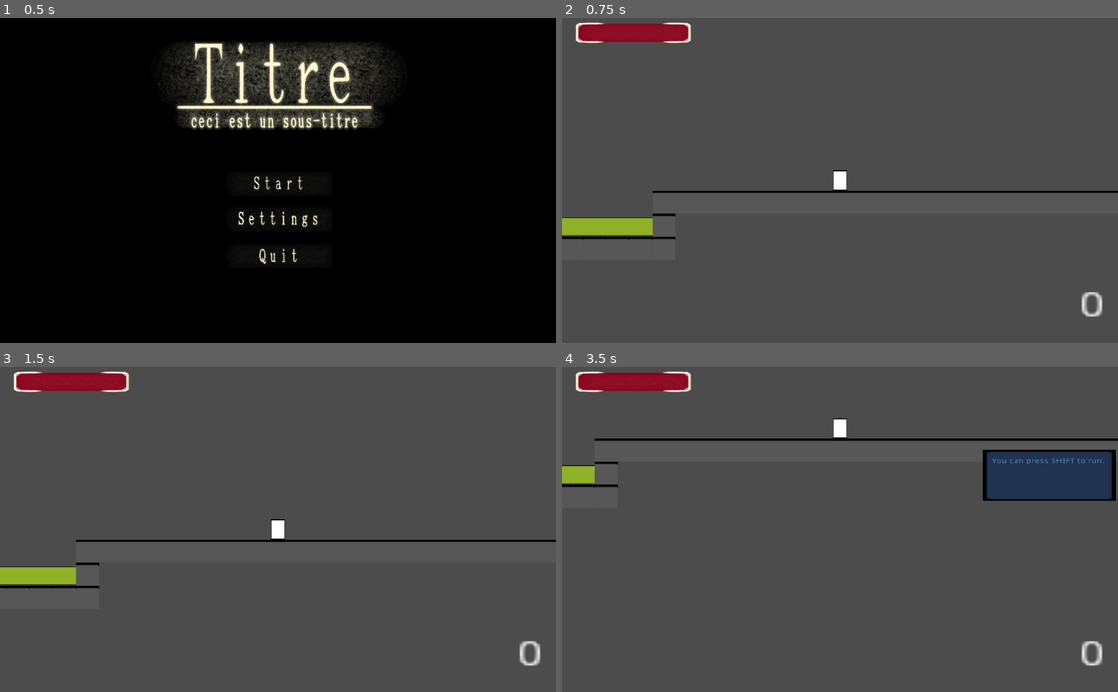
Above: before the commit, frames 1-4 (two rows, left to right).
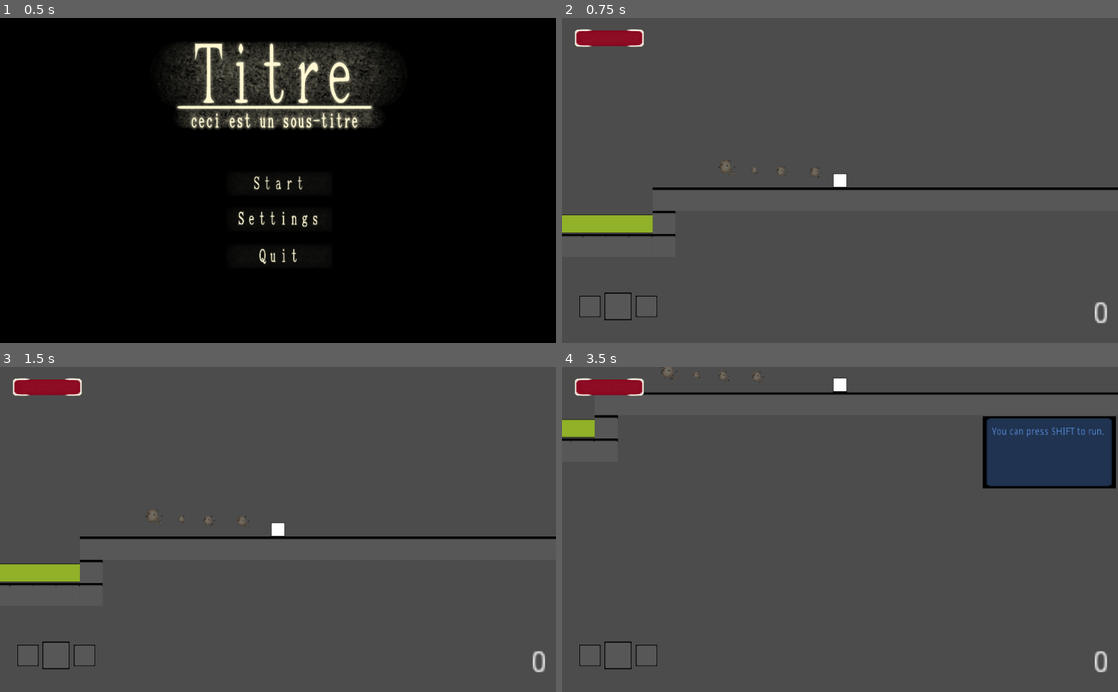
Above: after the commit, the same moments.

Repository: V-o-x-a-r-y/Aizan
Game: Godot game, scene res://assets/BasePlateScenes/SceneSwitcher.tscn
Same seed, same stepped clock (60 frames per second), same inputs: the game is played once before the commit and once after it.
Inputs (mouse positions are in pixels of both pictures, inside the frame that each line leads up to):
- Up to frame 1 (0.5 s): no input
- Up to frame 2 (0.75 s): click (845, 183) at 0.5 s
- Up to frame 3 (1.5 s): tap Enter at 1.25 s; hold Right (move_right) from 1.28 s (still down); tap F (attack) at 1.35 s
- Up to frame 4 (3.5 s): tap Up (jump) at 1.52, 2.27 s; tap F (attack) at 2.1, 3.05 s; release Right (move_right) at 2.78 s; hold Left (move_left) from 2.78 s (still down); hold Down (camera_down) from 2.78 s (still down)

Frame 1 is identical in both runs. In frame 2, 3.4% of the frame differs, in the area x 0-100%, y 1-95%; in frame 3, 3.5%; in frame 4, 7.4%, in the area x 0-100%, y 0-95%.

Commit message:
Alpha 1.5.2

Diff:
--- a/assets/BasePlateScenes/BaseEnemyScript.gd
+++ b/assets/BasePlateScenes/BaseEnemyScript.gd
@@ -97,7 +97,7 @@
 		true:
 			vel.x+=chaseSpeed
 		_:
-			pass
+			return
 	vel = move_and_slide(vel, Vector2.UP)
 
 func idle():
@@ -113,7 +113,7 @@
 		true:
 			knockBackDirection=Vector2(10*multiplier,0)
 		_:
-			pass
+			return
 	position+=knockBackDirection
 
 # called every frame
--- a/assets/BasePlateScenes/BasePlate.tscn
+++ b/assets/BasePlateScenes/BasePlate.tscn
@@ -6,10 +6,12 @@
 [ext_resource path="res://assets/BasePlateScenes/levelChanger.gd" type="Script" id=4]
 [ext_resource path="res://assets/BasePlateScenes/quicktipzone.tscn" type="PackedScene" id=5]
 [ext_resource path="res://assets/BasePlateScenes/textInteract.tscn" type="PackedScene" id=6]
+[ext_resource path="res://assets/BasePlateScenes/item0.tscn" type="PackedScene" id=7]
 
 [node name="baseplateLevel" type="Node2D"]
 position = Vector2( 3, 0 )
 script = ExtResource( 4 )
+itemList = [ "item0", "item1", "item2", "item3" ]
 zoneList = [ "zonePoison" ]
 tipList = [ "quicktipRun" ]
 textInteractionList = [ "textInteract" ]
@@ -33,4 +35,24 @@
 [node name="textInteract" parent="." instance=ExtResource( 6 )]
 position = Vector2( 229, 493 )
 
+[node name="item0" parent="." instance=ExtResource( 7 )]
+position = Vector2( 294, 484 )
+scale = Vector2( 0.0586093, 0.0586093 )
+ID = "item0"
+
+[node name="item1" parent="." instance=ExtResource( 7 )]
+position = Vector2( 333, 488 )
+scale = Vector2( 0.0264776, 0.0264776 )
+ID = "item0"
+
+[node name="item2" parent="." instance=ExtResource( 7 )]
+position = Vector2( 370, 490 )
+scale = Vector2( 0.0412177, 0.0412177 )
+ID = "item1"
+
+[node name="item3" parent="." instance=ExtResource( 7 )]
+position = Vector2( 417, 491 )
+scale = Vector2( 0.0423045, 0.0423045 )
+ID = "item2"
+
 [editable path="Player"]
--- /dev/null
+++ b/assets/BasePlateScenes/Inventory.tscn
@@ -0,0 +1,376 @@
+[gd_scene load_steps=6 format=2]
+
+[ext_resource path="res://assets/BasePlateScenes/BasePlateSprites/wall.png" type="Texture" id=1]
+[ext_resource path="res://assets/BasePlateScenes/BasePlateSprites/darkblue_box.png" type="Texture" id=2]
+[ext_resource path="res://assets/BasePlateScenes/BasePlateSprites/idle_enemy.png" type="Texture" id=3]
+[ext_resource path="res://assets/BasePlateScenes/InventoryScript.gd" type="Script" id=4]
+[ext_resource path="res://assets/BasePlateScenes/BasePlateSprites/purple_box.png" type="Texture" id=5]
+
+[node name="Inventory" type="Control"]
+margin_left = -334.0
+margin_top = -230.0
+margin_right = -294.0
+margin_bottom = -190.0
+rect_scale = Vector2( 0.71095, 0.71095 )
+script = ExtResource( 4 )
+
+[node name="EquipementTab" type="Control" parent="."]
+margin_right = 40.0
+margin_bottom = 40.0
+
+[node name="bg" type="TextureRect" parent="EquipementTab"]
+margin_left = 56.0985
+margin_top = 24.0
+margin_right = 882.099
+margin_bottom = 564.0
+texture = ExtResource( 1 )
+expand = true
+
+[node name="mods" type="GridContainer" parent="EquipementTab"]
+margin_left = 161.755
+margin_top = 92.8335
+margin_right = 365.755
+margin_bottom = 400.834
+rect_min_size = Vector2( 4, 4 )
+rect_scale = Vector2( 0.871361, 0.837505 )
+size_flags_horizontal = 2
+size_flags_vertical = 2
+columns = 2
+
+[node name="mod0" type="TextureRect" parent="EquipementTab/mods"]
+margin_right = 100.0
+margin_bottom = 100.0
+texture = ExtResource( 2 )
+
+[node name="mod0Button" type="Button" parent="EquipementTab/mods/mod0"]
+margin_right = 98.0
+margin_bottom = 99.0
+flat = true
+
+[node name="mod1" type="TextureRect" parent="EquipementTab/mods"]
+margin_left = 104.0
+margin_right = 204.0
+margin_bottom = 100.0
+texture = ExtResource( 2 )
+
+[node name="mod1Button" type="Button" parent="EquipementTab/mods/mod1"]
+margin_right = 98.0
+margin_bottom = 99.0
+flat = true
+
+[node name="mod2" type="TextureRect" parent="EquipementTab/mods"]
+margin_top = 104.0
+margin_right = 100.0
+margin_bottom = 204.0
+texture = ExtResource( 2 )
+
+[node name="mod2Button" type="Button" parent="EquipementTab/mods/mod2"]
+margin_right = 98.0
+margin_bottom = 99.0
+flat = true
+
+[node name="mod3" type="TextureRect" parent="EquipementTab/mods"]
+margin_left = 104.0
+margin_top = 104.0
+margin_right = 204.0
+margin_bottom = 204.0
+texture = ExtResource( 2 )
+
+[node name="mod3Button" type="Button" parent="EquipementTab/mods/mod3"]
+margin_right = 98.0
+margin_bottom = 99.0
+flat = true
+
+[node name="mod4" type="TextureRect" parent="EquipementTab/mods"]
+margin_top = 208.0
+margin_right = 100.0
+margin_bottom = 308.0
+texture = ExtResource( 2 )
+
+[node name="mod4Button" type="Button" parent="EquipementTab/mods/mod4"]
+margin_right = 98.0
+margin_bottom = 99.0
+flat = true
+
+[node name="mod5" type="TextureRect" parent="EquipementTab/mods"]
+margin_left = 104.0
+margin_top = 208.0
+margin_right = 204.0
+margin_bottom = 308.0
+texture = ExtResource( 2 )
+
+[node name="mod5Button" type="Button" parent="EquipementTab/mods/mod5"]
+margin_right = 98.0
+margin_bottom = 99.0
+flat = true
+
+[node name="injector" type="TextureRect" parent="EquipementTab"]
+margin_left = 419.157
+margin_top = 84.3941
+margin_right = 519.157
+margin_bottom = 184.394
+texture = ExtResource( 2 )
+
+[node name="injectorButton" type="Button" parent="EquipementTab/injector"]
+margin_right = 98.0
+margin_bottom = 99.0
+flat = true
+
+[node name="shots" type="VBoxContainer" parent="EquipementTab"]
+margin_left = 402.279
+margin_top = 191.293
+margin_right = 502.279
+margin_bottom = 603.293
+rect_scale = Vector2( 1.3771, 0.375025 )
+
+[node name="shot0" type="TextureRect" parent="EquipementTab/shots"]
+margin_right = 100.0
+margin_bottom = 100.0
+texture = ExtResource( 2 )
+
+[node name="shot0Button" type="Button" parent="EquipementTab/shots/shot0"]
+margin_right = 98.0
+margin_bottom = 99.0
+flat = true
+
+[node name="shot1" type="TextureRect" parent="EquipementTab/shots"]
+margin_top = 104.0
+margin_right = 100.0
+margin_bottom = 204.0
+texture = ExtResource( 2 )
+
+[node name="shot1Button" type="Button" parent="EquipementTab/shots/shot1"]
+margin_right = 98.0
+margin_bottom = 99.0
+flat = true
+
+[node name="shot2" type="TextureRect" parent="EquipementTab/shots"]
+margin_top = 208.0
+margin_right = 100.0
+margin_bottom = 308.0
+texture = ExtResource( 2 )
+
+[node name="shot2Button" type="Button" parent="EquipementTab/shots/shot2"]
+margin_right = 98.0
+margin_bottom = 99.0
+flat = true
+
+[node name="shot3" type="TextureRect" parent="EquipementTab/shots"]
+margin_top = 312.0
+margin_right = 100.0
+margin_bottom = 412.0
+texture = ExtResource( 2 )
+
+[node name="shot3Button" type="Button" parent="EquipementTab/shots/shot3"]
+margin_right = 98.0
+margin_bottom = 99.0
+flat = true
+
+[node name="weapon" type="TextureRect" parent="EquipementTab"]
+margin_left = 593.572
+margin_top = 95.6467
+margin_right = 779.572
+margin_bottom = 354.647
+texture = ExtResource( 2 )
+expand = true
+
+[node name="shot4Button" type="Button" parent="EquipementTab/weapon"]
+margin_right = 98.0
+margin_bottom = 99.0
+flat = true
+
+[node name="items" type="HBoxContainer" parent="EquipementTab"]
+margin_left = 208.172
+margin_top = 393.839
+margin_right = 724.172
+margin_bottom = 493.839
+rect_pivot_offset = Vector2( -312.513, -12.5117 )
+
+[node name="slot0" type="TextureRect" parent="EquipementTab/items"]
+margin_right = 100.0
+margin_bottom = 100.0
+texture = ExtResource( 2 )
+
+[node name="slot0Button" type="Button" parent="EquipementTab/items/slot0"]
+margin_right = 98.0
+margin_bottom = 99.0
+flat = true
+
+[node name="slot1" type="TextureRect" parent="EquipementTab/items"]
+margin_left = 104.0
+margin_right = 204.0
+margin_bottom = 100.0
+texture = ExtResource( 2 )
+
+[node name="slot1Button" type="Button" parent="EquipementTab/items/slot1"]
+margin_right = 98.0
+margin_bottom = 99.0
+flat = true
+
+[node name="slot2" type="TextureRect" parent="EquipementTab/items"]
+margin_left = 208.0
+margin_right = 308.0
+margin_bottom = 100.0
+texture = ExtResource( 2 )
+
+[node name="slot2Button" type="Button" parent="EquipementTab/items/slot2"]
+margin_right = 98.0
+margin_bottom = 99.0
+flat = true
+
+[node name="slot3" type="TextureRect" parent="EquipementTab/items"]
+margin_left = 312.0
+margin_right = 412.0
+margin_bottom = 100.0
+texture = ExtResource( 2 )
+
+[node name="slot3Button" type="Button" parent="EquipementTab/items/slot3"]
+margin_right = 98.0
+margin_bottom = 99.0
+flat = true
+
+[node name="slot4" type="TextureRect" parent="EquipementTab/items"]
+margin_left = 416.0
+margin_right = 516.0
+margin_bottom = 100.0
+texture = ExtResource( 2 )
+
+[node name="slot4Button" type="Button" parent="EquipementTab/items/slot4"]
+margin_right = 98.0
+margin_bottom = 99.0
+flat = true
+
+[node name="scrollInventory" type="Control" parent="."]
+visible = false
+margin_right = 40.0
+margin_bottom = 40.0
+
+[node name="bg" type="TextureRect" parent="scrollInventory"]
+margin_left = 36.0
+margin_top = 24.0
+margin_right = 448.0
+margin_bottom = 565.0
+texture = ExtResource( 1 )
+expand = true
+
+[node name="ScrollContainer" type="ScrollContainer" parent="scrollInventory"]
+margin_left = 58.0
+margin_top = 69.0
+margin_right = 428.0
+margin_bottom = 542.0
+scroll_horizontal_enabled = false
+
+[node name="VBoxContainer" type="VBoxContainer" parent="scrollInventory/ScrollContainer"]
+margin_right = 370.0
+margin_bottom = 473.0
+size_flags_horizontal = 3
+size_flags_vertical = 3
+size_flags_stretch_ratio = 3.94
+
+[node name="slot" type="TextureRect" parent="scrollInventory"]
+visible = false
+margin_left = 58.0
+margin_top = 75.7248
+margin_right = 428.0
+margin_bottom = 175.725
+texture = ExtResource( 2 )
+stretch_mode = 1
+
+[node name="image" type="TextureRect" parent="scrollInventory/slot"]
+margin_left = 11.0
+margin_top = 9.0
+margin_right = 94.0
+margin_bottom = 90.0
+texture = ExtResource( 3 )
+expand = true
+
+[node name="name" type="TextureRect" parent="scrollInventory/slot"]
+margin_left = 99.0
+margin_top = 11.0
+margin_right = 263.0
+margin_bottom = 27.0
+texture = ExtResource( 3 )
+expand = true
+
+[node name="Label" type="Label" parent="scrollInventory/slot/name"]
+margin_left = 8.0
+margin_right = 156.0
+margin_bottom = 14.0
+text = "SAMPLE NAME"
+
+[node name="description" type="TextureRect" parent="scrollInventory/slot"]
+margin_left = 99.0
+margin_top = 31.0
+margin_right = 263.0
+margin_bottom = 87.0
+texture = ExtResource( 3 )
+expand = true
+
+[node name="Label" type="Label" parent="scrollInventory/slot/description"]
+margin_left = 9.0
+margin_top = 3.0
+margin_right = 156.0
+margin_bottom = 53.0
+text = "SAMPLE DESCRIPTION,
+sample description."
+
+[node name="rarity" type="TextureRect" parent="scrollInventory/slot"]
+margin_left = 293.0
+margin_top = 11.0
+margin_right = 336.0
+margin_bottom = 38.0
+texture = ExtResource( 3 )
+expand = true
+
+[node name="quantity" type="TextureRect" parent="scrollInventory/slot"]
+margin_left = 284.0
+margin_top = 43.0
+margin_right = 344.0
+margin_bottom = 84.0
+texture = ExtResource( 3 )
+expand = true
+
+[node name="Label" type="Label" parent="scrollInventory/slot/quantity"]
+margin_left = 4.0
+margin_top = 2.0
+margin_right = 56.0
+margin_bottom = 39.0
+text = "00"
+align = 1
+valign = 1
+
+[node name="button" type="TextureButton" parent="scrollInventory/slot"]
+margin_right = 370.0
+margin_bottom = 99.0
+
+[node name="HBoxContainer" type="HBoxContainer" parent="scrollInventory"]
+margin_left = 60.0
+margin_top = 45.0
+margin_right = 472.0
+margin_bottom = 145.0
+rect_scale = Vector2( 0.881347, 0.204317 )
+size_flags_horizontal = 2
+size_flags_vertical = 2
+
+[node name="ressourceTabButton" type="TextureButton" parent="scrollInventory/HBoxContainer"]
+margin_right = 100.0
+margin_bottom = 100.0
+texture_normal = ExtResource( 5 )
+
+[node name="questTabButton" type="TextureButton" parent="scrollInventory/HBoxContainer"]
+margin_left = 104.0
+margin_right = 204.0
+margin_bottom = 100.0
+texture_normal = ExtResource( 5 )
+
+[node name="weaponTabButton" type="TextureButton" parent="scrollInventory/HBoxContainer"]
+margin_left = 208.0
+margin_right = 308.0
+margin_bottom = 100.0
+texture_normal = ExtResource( 5 )
+
+[node name="allTabButton" type="TextureButton" parent="scrollInventory/HBoxContainer"]
+margin_left = 312.0
+margin_right = 412.0
+margin_bottom = 100.0
+texture_normal = ExtResource( 5 )
--- /dev/null
+++ b/assets/BasePlateScenes/InventoryScript.gd
@@ -0,0 +1,80 @@
+extends Control
+
+var itemDict: Dictionary = { # a dictionary of dictionaries
+	"item0":{
+		"name":"item0",
+		"description":"a debug item",
+		"rarity":"common",
+		"type": "ressource",
+	},
+	"item1":{
+		"name":"item1",
+		"description":"a different debug item",
+		"rarity":"rare",
+		"type": "quest",
+		"linkedQuest":"debugQuest",
+	},
+	"item2":{
+		"name":"item2",
+		"description":"the third debug item",
+		"rarity":"legendary",
+		"type": "weapon",
+		"stats": {
+			"attackDamage":1,
+			"attackSpeed":1,
+			"attackKnockback":1,
+		},
+	},
+}
+
+onready var playerScript = get_parent().get_parent()
+onready var playerInventory = playerScript.inventoryComplete
+
+func _ready():
+	$scrollInventory/HBoxContainer/ressourceTabButton.connect("pressed",self,"_on_ressButton_pressed")
+	$scrollInventory/HBoxContainer/questTabButton.connect("pressed",self,"_on_questButton_pressed")
+	$scrollInventory/HBoxContainer/weaponTabButton.connect("pressed",self,"_on_weaponButton_pressed")
+	$scrollInventory/HBoxContainer/allTabButton.connect("pressed",self,"_on_allButton_pressed")
+
+func _slot_logic(i):
+	var slot = $scrollInventory/slot.duplicate()
+	slot.get_node("name").get_node("Label").text=itemDict[i[0]]["name"]
+	slot.get_node("description").get_node("Label").text=itemDict[i[0]]["description"]
+	slot.get_node("quantity").get_node("Label").text=str(i[1])
+	slot.get_node("button")
+	slot.visible=true
+	$scrollInventory/ScrollContainer/VBoxContainer.add_child(slot)
+
+func _on_KinematicBody2D_callInventory():
+	for i in $scrollInventory/ScrollContainer/VBoxContainer.get_children():
+		i.queue_free()
+	playerInventory = playerScript.inventoryComplete
+	for i in playerInventory:
+		_slot_logic(i)
+
+func _on_ressButton_pressed():
+	for i in $scrollInventory/ScrollContainer/VBoxContainer.get_children():
+		i.queue_free()
+	for i in playerInventory:
+		if itemDict[i[0]]["type"]=="ressource":
+			_slot_logic(i)
+
+func _on_questButton_pressed():
+	for i in $scrollInventory/ScrollContainer/VBoxContainer.get_children():
+		i.queue_free()
+	for i in playerInventory:
+		if itemDict[i[0]]["type"]=="quest":
+			_slot_logic(i)
+
+func _on_weaponButton_pressed():
+	for i in $scrollInventory/ScrollContainer/VBoxContainer.get_children():
+		i.queue_free()
+	for i in playerInventory:
+		if itemDict[i[0]]["type"]=="weapon":
+			_slot_logic(i)
+
+func _on_allButton_pressed():
+	for i in $scrollInventory/ScrollContainer/VBoxContainer.get_children():
+		i.queue_free()
+	for i in playerInventory:
+		_slot_logic(i)
--- a/assets/BasePlateScenes/Player.gd
+++ b/assets/BasePlateScenes/Player.gd
@@ -4,8 +4,13 @@
 signal health_changed(amount)
 signal score_changed(amount)
 signal effect_changed(effect,amount)
+signal callInventory()
 # inventory
+onready var InventoryUI = $Camera2D/Inventory
 var inventory : Array = []
+var inventoryUniqueEntry: Array = []
+var inventoryCount: Array = []
+var inventoryComplete: Array = []
 # stats
 var health : int = 10
 var score: int = 0
@@ -71,7 +76,12 @@
 		for enemy in get_tree().get_nodes_in_group("hostile"):
 			enemy.set_physics_process(false)
 
+	if Input.is_action_just_pressed("open_inventory"):
+		InventoryUI.visible = !InventoryUI.visible
+		emit_signal("callInventory")
+
 	if Input.is_action_pressed("toggle_pause"):
+		InventoryUI.visible = false
 		$Camera2D/pauseMenu.visible = true
 		set_physics_process(false)
 		for friend in get_tree().get_nodes_in_group("friendly"):
@@ -155,7 +165,7 @@
 		true:
 			knockBackDirection=Vector2(5*multiplier,0)
 		_:
-			pass
+			return
 	position+=knockBackDirection
 func knockbackFromDamage(multiplier, direction):
 	match direction:
@@ -164,7 +174,7 @@
 		true:
 			knockBackDirection=Vector2(10*multiplier,0)
 		_:
-			pass
+			return
 	position+=knockBackDirection
 
 func _on_damagePlayer(amount, direction):
@@ -174,7 +184,19 @@
 
 func _on_itemPickup(ID):
 	inventory.append(ID)
-
+	for i in inventory:
+		if i in inventoryUniqueEntry:
+			pass
+		else:
+			inventoryUniqueEntry.append(i)
+	inventoryCount=[]
+	for a in inventoryUniqueEntry:
+		inventoryCount.append(inventory.count(a))
+	inventoryComplete=[]
+	for v in range(len(inventoryUniqueEntry)):
+		inventoryComplete.append([inventoryUniqueEntry[v],inventoryCount[v]])
+
+	emit_signal("callInventory")
 func _on_applyEffect(type,duration,strenght):
 	match type:
 		"poison":
--- a/assets/BasePlateScenes/Player.tscn
+++ b/assets/BasePlateScenes/Player.tscn
@@ -8,9 +8,9 @@
 [ext_resource path="res://assets/BasePlateScenes/effectsHUD.tscn" type="PackedScene" id=6]
 [ext_resource path="res://assets/BasePlateScenes/quicktips.tscn" type="PackedScene" id=7]
 [ext_resource path="res://assets/BasePlateScenes/textInteraction.tscn" type="PackedScene" id=8]
+[ext_resource path="res://assets/BasePlateScenes/Inventory.tscn" type="PackedScene" id=9]
 
 [sub_resource type="RectangleShape2D" id=1]
-extents = Vector2( 10, 13.3333 )
 
 [sub_resource type="SpriteFrames" id=2]
 animations = [ {
@@ -23,19 +23,17 @@
 [node name="Player" type="Node2D" groups=["player"]]
 
 [node name="KinematicBody2D" type="KinematicBody2D" parent="."]
-scale = Vector2( 1, 0.7 )
 collision_layer = 2
 collision_mask = 3
 script = ExtResource( 1 )
 
 [node name="CollisionShape2D" type="CollisionShape2D" parent="KinematicBody2D"]
-scale = Vector2( 1, 1.5 )
 shape = SubResource( 1 )
 one_way_collision_margin = 0.0
 
 [node name="AnimatedSprite" type="AnimatedSprite" parent="KinematicBody2D"]
 position = Vector2( -1.90735e-06, 1.43051e-07 )
-scale = Vector2( 0.2, 0.4 )
+scale = Vector2( 0.2, 0.2 )
 frames = SubResource( 2 )
 
 [node name="Camera2D" type="Camera2D" parent="KinematicBody2D"]
@@ -44,10 +42,11 @@
 zoom = Vector2( 0.75, 0.75 )
 
 [node name="playerHUD" parent="KinematicBody2D/Camera2D" instance=ExtResource( 3 )]
-margin_left = -383.0
-margin_top = -317.143
-margin_right = -383.0
-margin_bottom = -317.143
+margin_left = -377.0
+margin_top = -212.0
+margin_right = -377.0
+margin_bottom = -212.0
+rect_scale = Vector2( 0.598531, 0.598531 )
 
 [node name="deathScreen" parent="KinematicBody2D/Camera2D" instance=ExtResource( 4 )]
 visible = false
@@ -65,9 +64,9 @@
 
 [node name="effectsHUD" parent="KinematicBody2D/Camera2D" instance=ExtResource( 6 )]
 margin_left = -101.0
-margin_top = -317.143
+margin_top = -213.143
 margin_right = -101.0
-margin_bottom = -317.143
+margin_bottom = -213.143
 
 [node name="quicktips" parent="KinematicBody2D/Camera2D" instance=ExtResource( 7 )]
 margin_left = 197.0
@@ -81,6 +80,15 @@
 margin_right = -64.0
 margin_bottom = 41.4286
 
+[node name="Inventory" parent="KinematicBody2D/Camera2D" instance=ExtResource( 9 )]
+visible = false
+margin_left = -308.0
+margin_top = -182.0
+margin_right = -268.0
+margin_bottom = -142.0
+rect_scale = Vector2( 0.599132, 0.599132 )
+
+[connection signal="callInventory" from="KinematicBody2D" to="KinematicBody2D/Camera2D/Inventory" method="_on_KinematicBody2D_callInventory"]
 [connection signal="effect_changed" from="KinematicBody2D" to="KinematicBody2D/Camera2D/effectsHUD" method="_on_Player_effect_changed"]
 [connection signal="health_changed" from="KinematicBody2D" to="KinematicBody2D/Camera2D/playerHUD" method="_on_KinematicBody2D_health_changed"]
 [connection signal="score_changed" from="KinematicBody2D" to="KinematicBody2D/Camera2D/playerHUD" method="_on_KinematicBody2D_score_changed"]
--- /dev/null
+++ b/assets/BasePlateScenes/inventorySlot.gd
@@ -0,0 +1,13 @@
+extends TextureRect
+
+export (String) var item = "sourceItemSlot"
+signal sendItemID(item)
+var selectOptions
+func _ready():
+	if item != "sourceItemSlot":
+		selectOptions =get_parent().get_parent().get_parent().get_node("selectOptions")
+		get_node("button").connect("pressed",self,"_on_button_pressed")
+
+func _on_button_pressed():
+	selectOptions.visible = true
+	emit_signal("sendItemID", item)
--- a/assets/BasePlateScenes/playerHUD.tscn
+++ b/assets/BasePlateScenes/playerHUD.tscn
@@ -1,8 +1,9 @@
-[gd_scene load_steps=4 format=2]
+[gd_scene load_steps=5 format=2]
 
 [ext_resource path="res://assets/BasePlateScenes/playerHUD.gd" type="Script" id=1]
 [ext_resource path="res://assets/BasePlateScenes/UI_sprites/lifebar.png" type="Texture" id=2]
 [ext_resource path="res://assets/BasePlateScenes/UI_sprites/UI_select.png" type="Texture" id=3]
+[ext_resource path="res://assets/BasePlateScenes/BasePlateSprites/wall.png" type="Texture" id=4]
 
 [node name="playerHUD" type="Control"]
 anchor_right = 1.0
@@ -10,10 +11,10 @@
 script = ExtResource( 1 )
 
 [node name="PlayerScore" type="Label" parent="."]
-margin_left = 711.0
-margin_top = 532.0
-margin_right = 719.0
-margin_bottom = 546.0
+margin_left = 1212.0
+margin_top = 630.0
+margin_right = 1220.0
+margin_bottom = 644.0
 rect_scale = Vector2( 5, 5 )
 text = "0"
 align = 1
@@ -37,3 +38,42 @@
 texture_under = ExtResource( 3 )
 texture_over = ExtResource( 3 )
 texture_progress = ExtResource( 2 )
+
+[node name="currentSlot" type="TextureRect" parent="."]
+margin_left = 86.0
+margin_top = 614.0
+margin_right = 126.0
+margin_bottom = 654.0
+rect_scale = Vector2( 1.57638, 1.57638 )
+texture = ExtResource( 4 )
+expand = true
+
+[node name="image" type="TextureRect" parent="currentSlot"]
+margin_right = 40.0
+margin_bottom = 40.0
+
+[node name="previousSlot" type="TextureRect" parent="."]
+margin_left = 28.0
+margin_top = 621.0
+margin_right = 68.0
+margin_bottom = 661.0
+rect_scale = Vector2( 1.22451, 1.22451 )
+texture = ExtResource( 4 )
+expand = true
+
+[node name="image" type="TextureRect" parent="previousSlot"]
+margin_right = 40.0
+margin_bottom = 40.0
+
+[node name="nextSlot" type="TextureRect" parent="."]
+margin_left = 159.0
+margin_top = 621.0
+margin_right = 199.0
+margin_bottom = 661.0
+rect_scale = Vector2( 1.22451, 1.22451 )
+texture = ExtResource( 4 )
+expand = true
+
+[node name="image" type="TextureRect" parent="nextSlot"]
+margin_right = 40.0
+margin_bottom = 40.0
--- /dev/null
+++ b/assets/BasePlateScenes/selectOptions.gd
@@ -0,0 +1,15 @@
+extends TextureRect
+
+var itemID : String = "item0"
+
+func _ready():
+	for i in get_parent().get_node("ScrollContainer/VBoxContainer").get_children():
+		i.connect("sendItemID", self, "_on_sendItemID")
+	$VBoxContainer/Equip.connect("pressed",self,"_on_pressed")
+
+func _on_sendItemID(id):
+	itemID = id
+
+func _on_pressed():
+
+	pass
--- a/project.godot
+++ b/project.godot
@@ -60,6 +60,11 @@
 "events": [ Object(InputEventKey,"resource_local_to_scene":false,"resource_name":"","device":0,"alt":false,"shift":false,"control":false,"meta":false,"command":false,"pressed":false,"scancode":69,"physical_scancode":0,"unicode":0,"echo":false,"script":null)
  ]
 }
+open_inventory={
+"deadzone": 0.5,
+"events": [ Object(InputEventKey,"resource_local_to_scene":false,"resource_name":"","device":0,"alt":false,"shift":false,"control":false,"meta":false,"command":false,"pressed":false,"scancode":73,"physical_scancode":0,"unicode":0,"echo":false,"script":null)
+ ]
+}
 
 [layer_names]
 
Not shown: 1 places in assets/BasePlateScenes/BasePlate.tscn that only renumber resources
Not shown: 1 places in assets/BasePlateScenes/Player.tscn that only renumber resources
